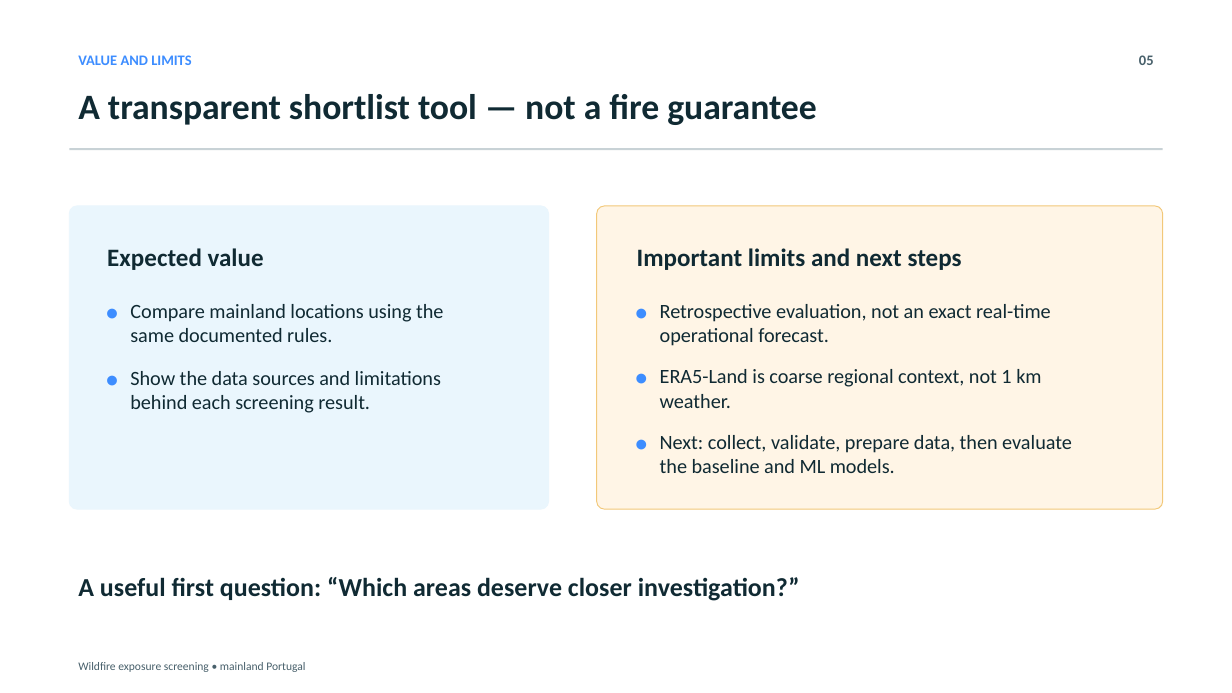
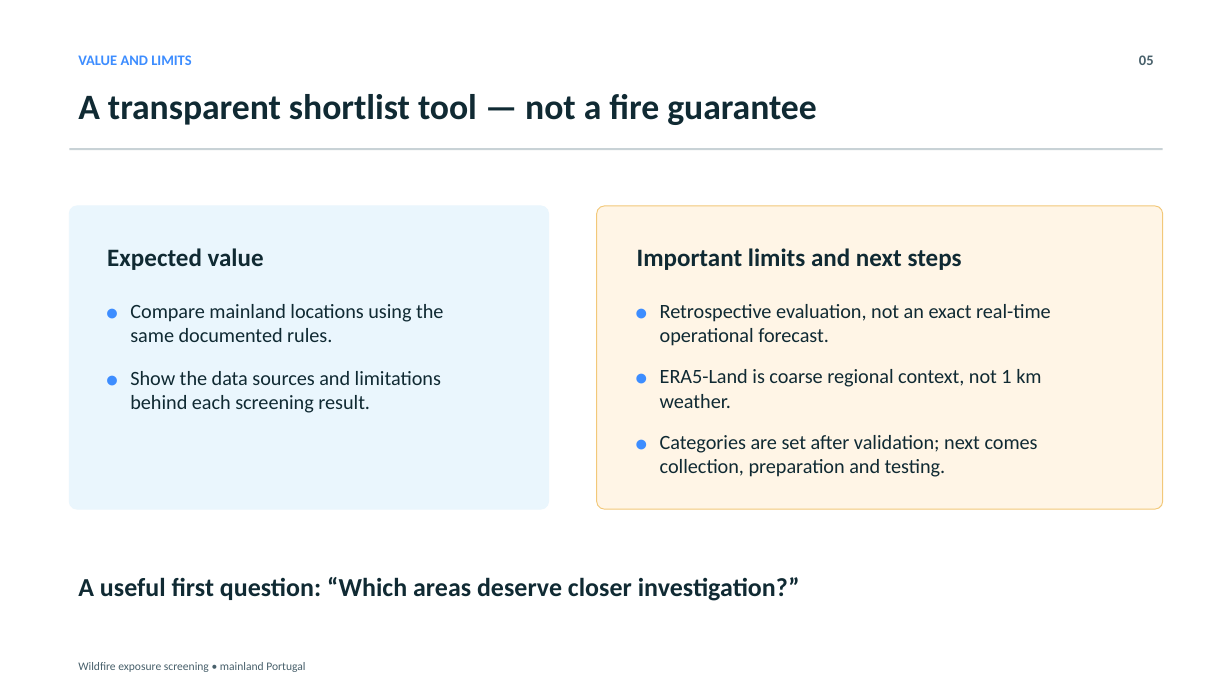
Before and after one commit to serhii-diadechko-git/wildfire_property_screening_portugal, a slide deck: slide 5 of reports/Reproducible_Wildfire_Exposure_Screening_Mainland_Portugal.pptx. Drawn at 1232x693 pixels with LibreOffice and Linux fonts; fonts in the diff are those of the drawing. Boxes give left, top, right and bottom in pixels: in the first picture for what was removed or moved away, otherwise in the second. Text is boxed around its words. In the diff, an @@ line names an element or a change of style, - is before the commit and + after.

```diff
--- a/reports/Reproducible_Wildfire_Exposure_Screening_Mainland_Portugal.pptx
+++ b/reports/Reproducible_Wildfire_Exposure_Screening_Mainland_Portugal.pptx
@@ text at [660, 435, 1038, 477]: text changed @@
-Next: collect, validate, prepare data, then evaluate the baseline and ML models.
+Categories are set after validation; next comes collection, preparation and testing.
```
Also in this commit, not shown: 2 other slides changed, 1 slide added.
